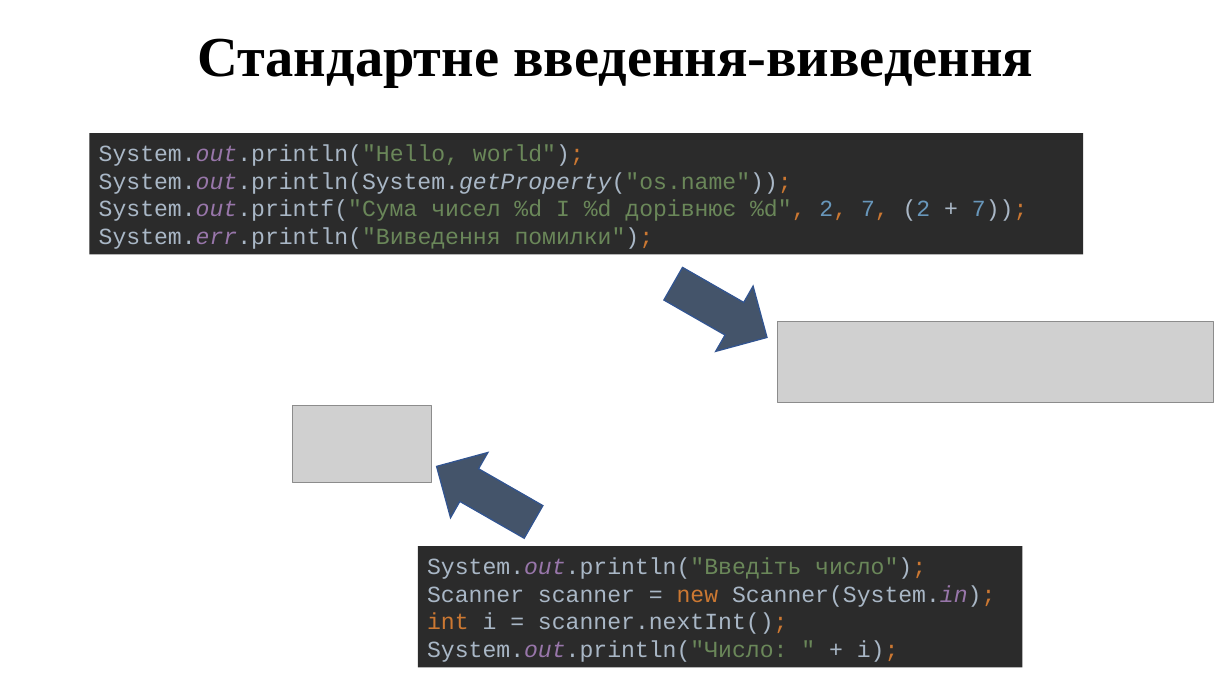
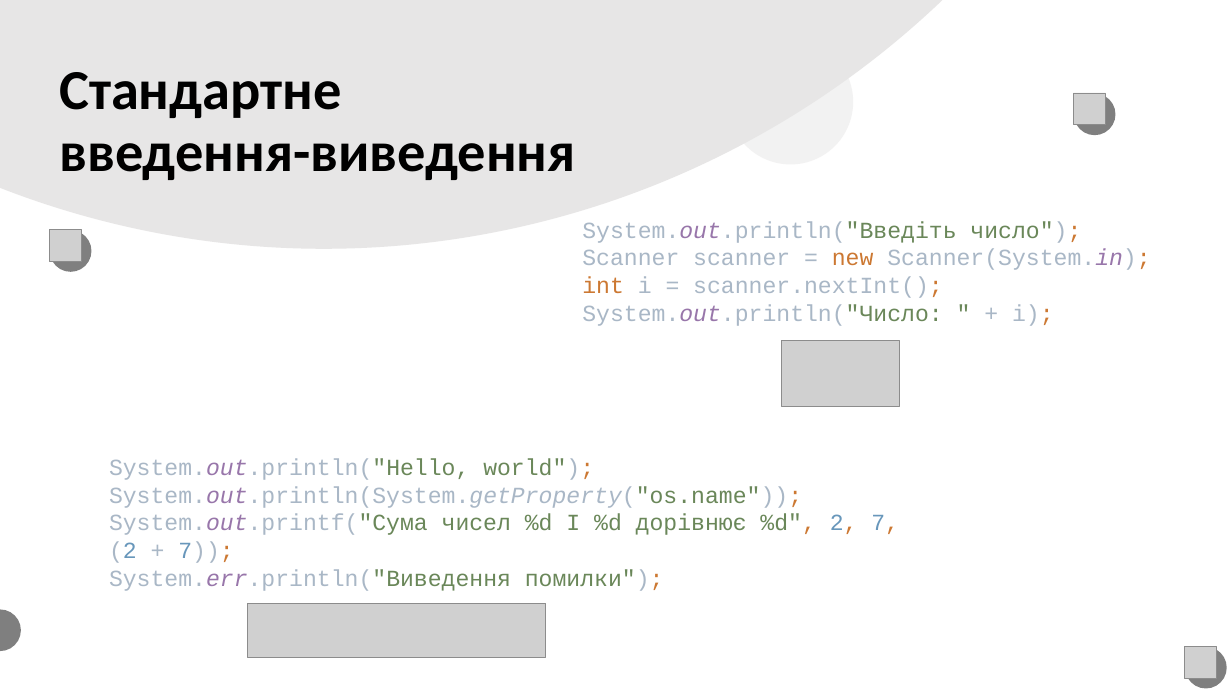
Before and after one commit to arg3ntuum/JavaCourse, a slide deck: slide 12 of Java Урок 2 Змінні. Перетворення типів. БО.pptx. Drawn at 1232x693 pixels with LibreOffice and Linux fonts; fonts in the diff are those of the drawing; grey boxes stand for pictures; background and template pictures are left out. Boxes give left, top, right and bottom in pixels: in the first picture for what was removed or moved away, otherwise in the second. Text is boxed around its words. In the diff, an @@ line names an element or a change of style, - is before the commit and + after.

Commit message:
Re designed 2 theme.

```diff
--- a/Java Урок 2 Змінні. Перетворення типів. БО.pptx
+++ b/Java Урок 2 Змінні. Перетворення типів. БО.pptx
@@ ellipse added at <box>0,0,1226,249</box>, fill #E7E6E6 @@
@@ text "Стандартне введення-виведення": place and size @@
-text "Стандартне введення-виведення" at <box>197,38,1033,88</box>
+text "Стандартне введення-виведення" at <box>59,72,575,180</box>
@@ text "Стандартне введення-виведення" at <box>59,72,575,180</box>: font Times New Roman to Calibri; alignment centre to left; line spacing 0.9 to 0.95; vertical alignment middle to bottom @@
@@ ellipse added at <box>728,39,854,165</box>, fill #E7E6E6 at 50% opacity @@
@@ ellipse added at <box>1074,93,1116,135</box>, fill #000000 at 50% opacity @@
@@ picture added at <box>1074,93,1106,126</box> @@
@@ picture added at <box>49,230,81,262</box> @@
@@ ellipse added at <box>50,230,91,272</box>, fill #000000 at 50% opacity @@
@@ text "System.out.println("Введіть число"); Scanner scanner = ..." at <box>582,221,1150,326</box>: vertical alignment middle to top; fill #2B2B2B to none @@
@@ text "System.out.println("Введіть число"); Scanner scanner = ...": place and size @@
-text "System.out.println("Введіть число"); Scanner scanner = ..." at <box>418,546,1022,667</box>
+text "System.out.println("Введіть число"); Scanner scanner = ..." at <box>582,221,1150,326</box>
@@ right arrow removed at <box>655,251,786,369</box> @@
@@ picture: place and size @@
-picture at <box>293,406,432,482</box>
+picture at <box>782,341,899,407</box>
@@ text "System.out.println("Hello, world"); System.out.println(Syste ...": place and size @@
-text "System.out.println("Hello, world"); System.out.println(Syste ..." at <box>90,133,1084,254</box>
+text "System.out.println("Hello, world"); System.out.println(Syste ..." at <box>109,458,899,591</box>
@@ text "System.out.println("Hello, world"); System.out.println(Syste ..." at <box>109,458,899,591</box>: vertical alignment middle to top; fill #2B2B2B to none @@
@@ right arrow removed at <box>419,434,553,554</box> @@
@@ ellipse added at <box>0,610,20,652</box>, fill #000000 at 50% opacity @@
@@ picture: place and size @@
-picture at <box>777,322,1214,403</box>
+picture at <box>248,604,546,658</box>
@@ ellipse added at <box>1185,647,1226,689</box>, fill #000000 at 50% opacity @@
@@ picture added at <box>1185,646,1217,678</box> @@
```
Also in this commit, not shown: 18 other slides changed, 2 slides added, 3 slides removed.
